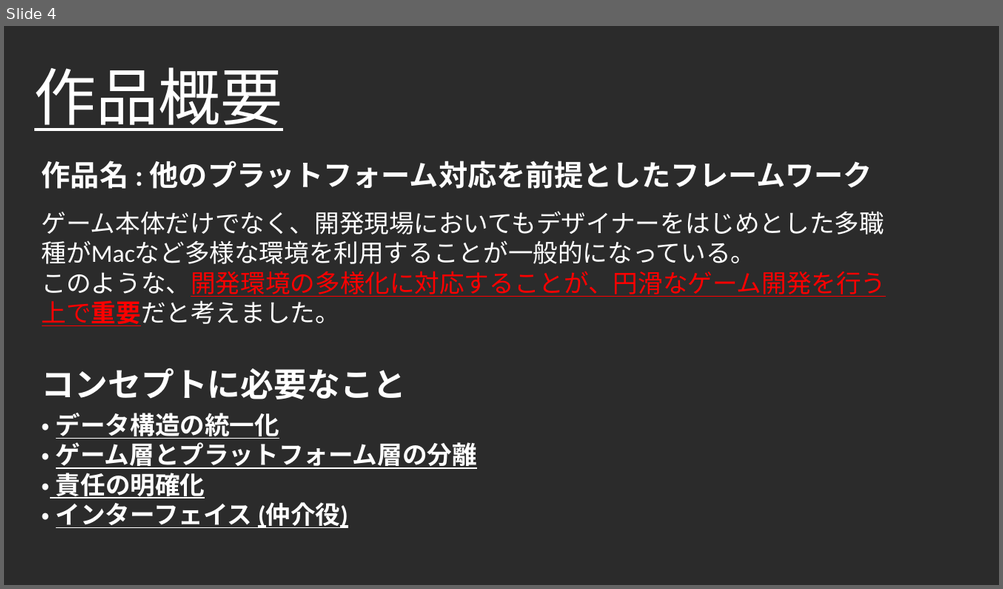
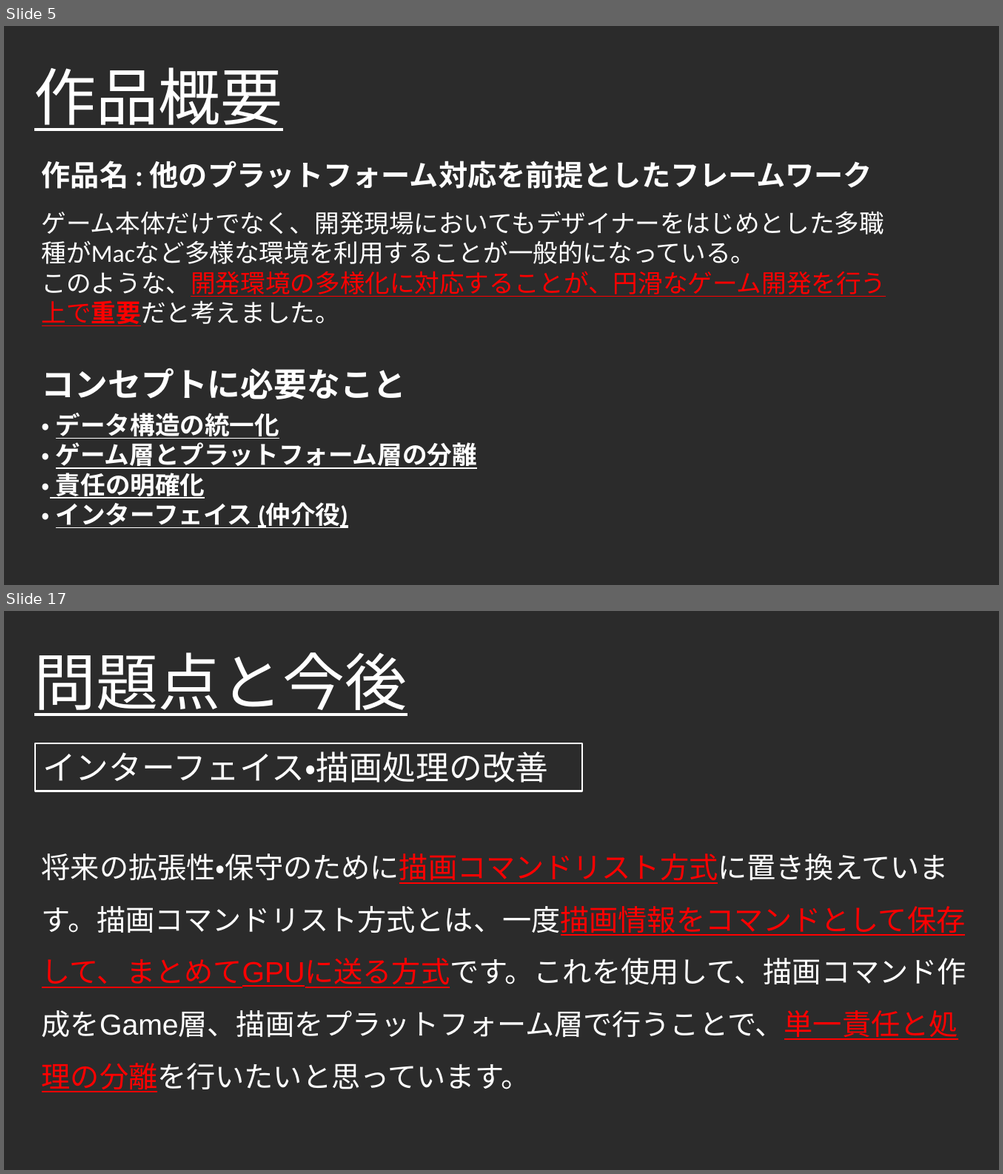
Before and after one commit to Takeshi0106/Action_Game, a slide deck: 03_個人製作_フレームワーク_作品詳細資料.pptx. Shown one above the other, each under a label of ours: slide 4 before the commit, slides 5 and 17 after it; the slides between them are not shown. The pictures are 1003x589 and 1003x1174 pixels, drawn with LibreOffice and Linux fonts; fonts in the diff are those of the drawing; background and template pictures are left out; a plain dark background stands for a picture behind light text. Boxes give left, top, right and bottom in pixels: in the first picture for what was removed or moved away, otherwise in the second. Text is boxed around its words. In the diff, an @@ line names an element or a change of style, - is before the commit and + after.

```diff
--- a/03_個人製作_フレームワーク_作品詳細資料.pptx
+++ b/03_個人製作_フレームワーク_作品詳細資料.pptx
@@ slide 17 added at (4,611,999,1170), background picture (left out) @@
@@ title added at (34,652,407,716), 60 pt, text #FFFFFF, underline @@
+問題点と今後
@@ rectangle added at (35,743,582,792), outline #FFFFFF 1.5 pt, 32 pt, text #FFFFFF @@
+インターフェイス・描画処理の改善
@@ text added at (42,854,966,1093), 28 pt, text #FFFFFF @@
+将来の拡張性・保守のために描画コマンドリスト方式に置き換えています。描画コマンドリスト方式とは、一度描画情報をコマンドとして保存して、まとめてGPUに送る方式です。これを使用して、描画コマンド作成をGame層、描画をプラットフォーム層で行うことで、単一責任と処理の分離を行いたいと思っています。
@@ what was slide 4 is now slide 5 @@
```
Also in this commit, not shown: 12 slides changed, 11 other slides added, 2 slides removed.
